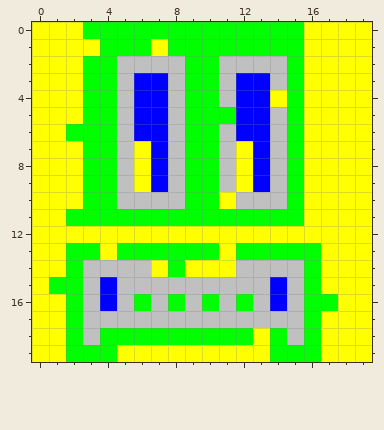
Pixel-art sprite: resources/levels/level1_1.png. Above is the file before it was changed.
The file is 20x20 pixels.
The same view after the edit:
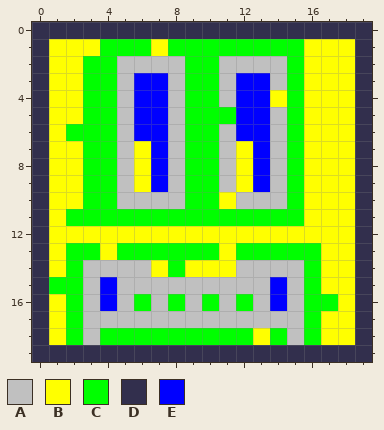
Palette (. is transparent): A #c0c0c0  B #ffff00  C #00ff00  D #322f4d  E #0000ff
Difference:
y 0: x 0..19 BBBCCCCCCCCCCCCCBBBB -> DDDDDDDDDDDDDDDDDDDD
y 1..18: x 0 B -> D; x 19 B -> D
y 19: x 0..19 BBCCCBBBBBBBBBCCCBBB -> DDDDDDDDDDDDDDDDDDDD
Changed places in both pictures, as pixel boxes (x1, y1, x2, y2):
changed: (32, 22, 372, 362)
